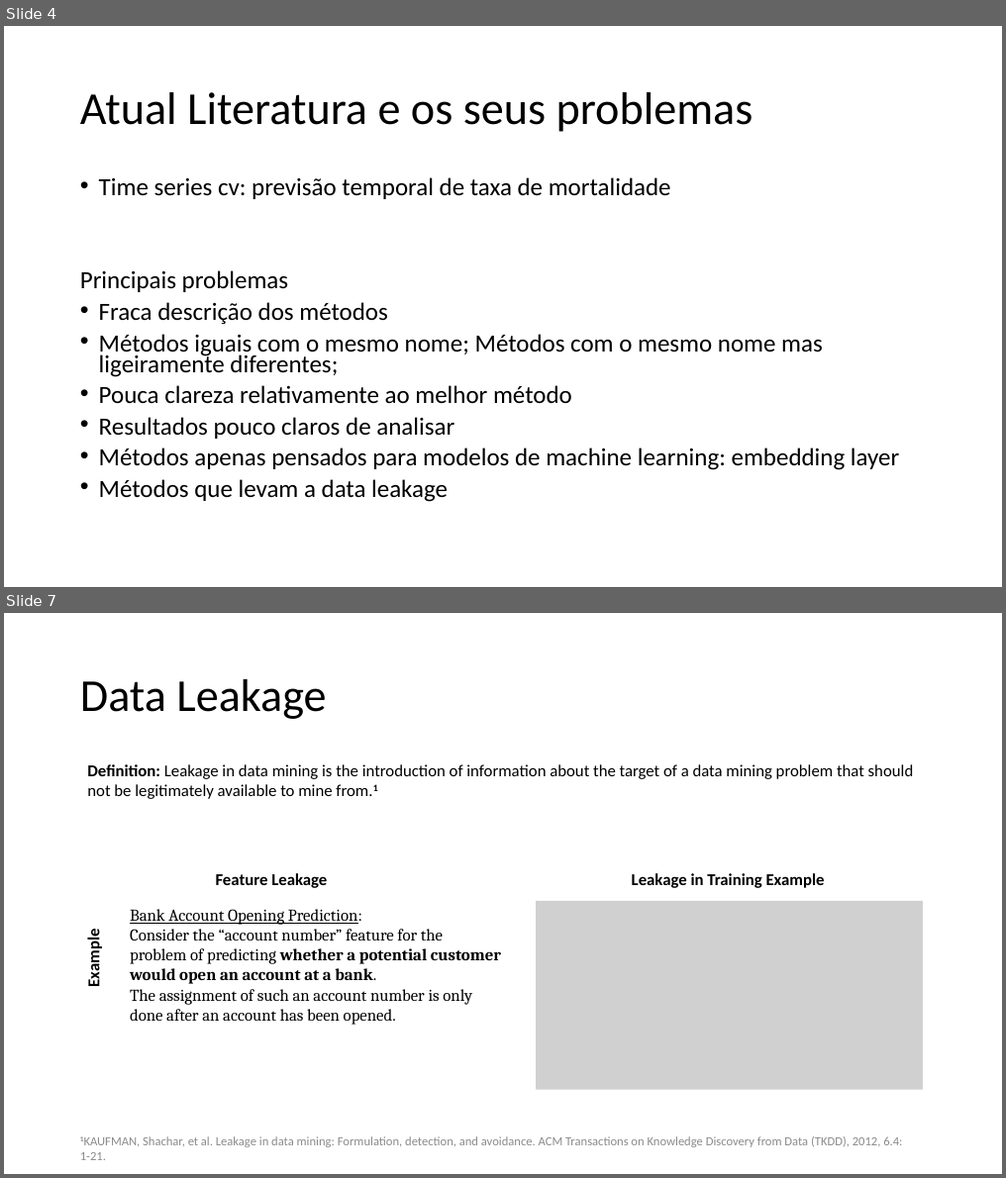
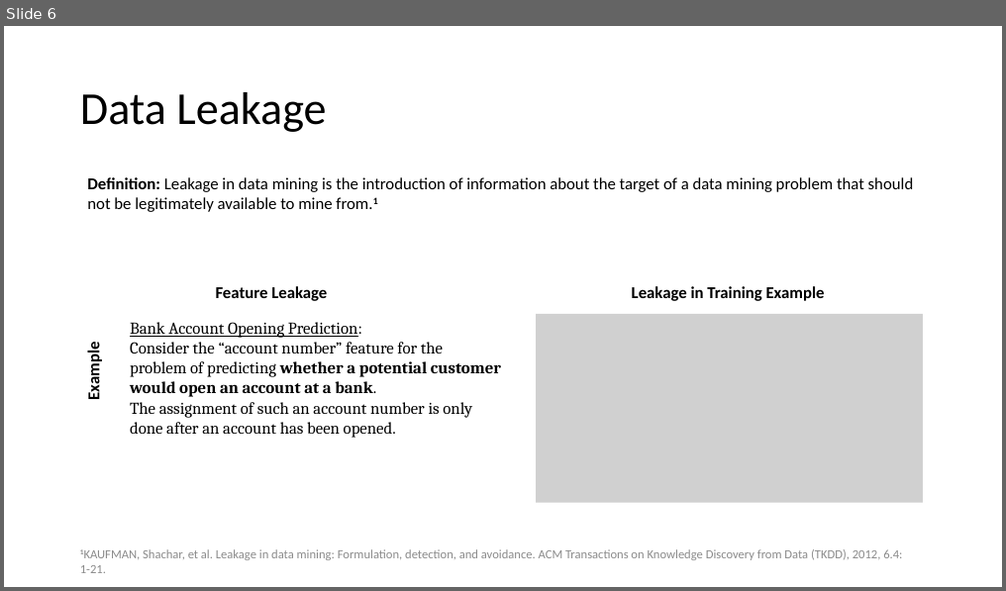
Before and after one commit to MiguelLoureiro98/timecave, a slide deck: papers/.ppt/cvtimeseries.pptx. Shown one above the other, each under a label of ours: slides 4 and 7 before the commit, slide 6 after it; the slides between them are not shown. The pictures are 1006x1178 and 1006x591 pixels, drawn with LibreOffice and Linux fonts; fonts in the diff are those of the drawing; grey boxes stand for pictures. Boxes give left, top, right and bottom in pixels: in the first picture for what was removed or moved away, otherwise in the second. Text is boxed around its words. In the diff, an @@ line names an element or a change of style, - is before the commit and + after.

```diff
--- a/papers/.ppt/cvtimeseries.pptx
+++ b/papers/.ppt/cvtimeseries.pptx
@@ slide 4 removed at box(4, 26, 1002, 587), background #FFFFFF @@
@@ title removed at box(80, 92, 753, 132) @@
-Atual Literatura e os seus problemas
@@ text removed at box(80, 177, 899, 502) @@
-• Time series cv: previsão temporal de taxa de mortalidade
-Principais problemas
-• Fraca descrição dos métodos
-• Métodos iguais com o mesmo nome; Métodos com o mesmo nome mas ligeiramente diferentes;
-• Pouca clareza relativamente ao melhor método
-• Resultados pouco claros de analisar
-• Métodos apenas pensados para modelos de machine learning: embedding layer
-• Métodos que levam a data leakage
@@ what was slide 7 is now slide 6 @@
```
Also in this commit, not shown: 5 slides changed, 21 slides added, 7 other slides removed.
